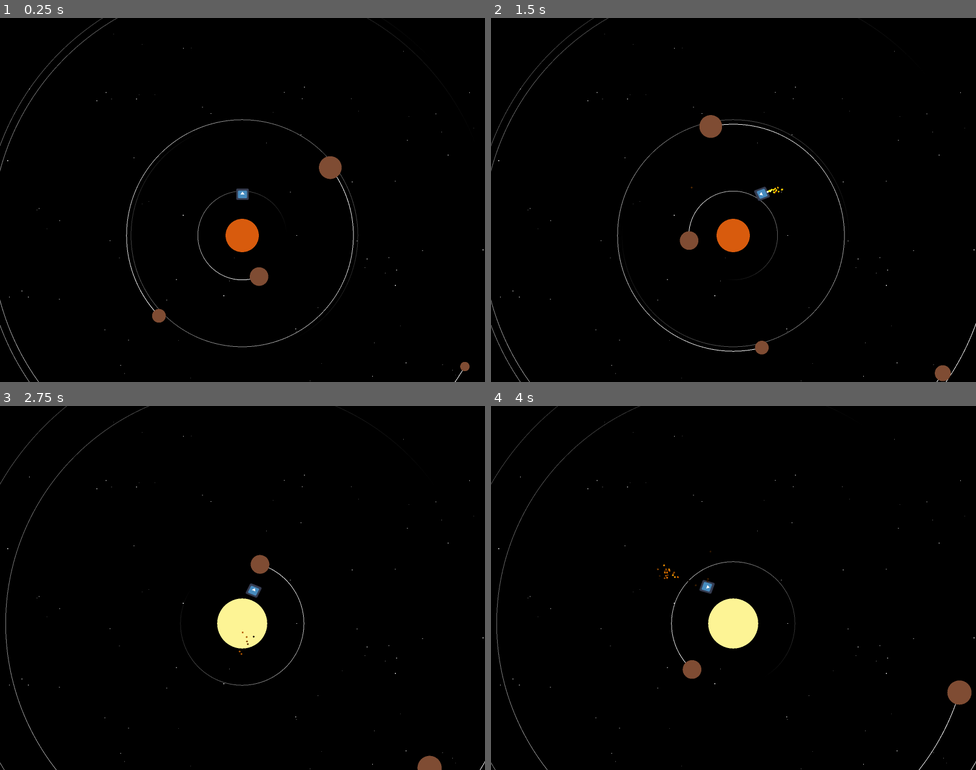
Above: before the commit, frames 1-4 (two rows, left to right).
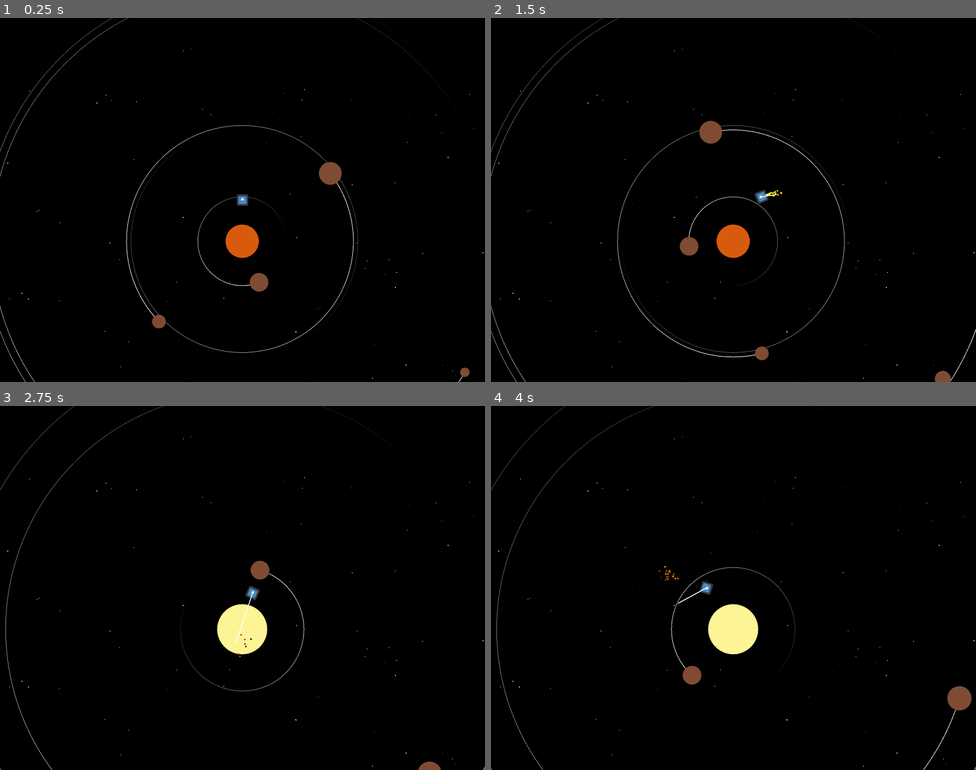
Above: after the commit, the same moments.

Repository: mwtopping/mousemove
Game: Godot game, scene res://Scenes/game_root.tscn
Two runs of this game, one before a commit and one after it. Both use one fixed random seed, a clock stepped at 60 frames per second and the inputs below. The engine's default icon, where the game draws it, is replaced by a stand-in: a white triangle on a blue panel in a dark square.
Inputs (mouse positions are in pixels of both pictures, inside the frame that each line leads up to):
- Up to frame 1 (0.25 s): no input
- Up to frame 2 (1.5 s): tap Enter at 0.5 s; move the mouse to (840, 181) at 0.52 s; tap Z at 0.6 s; click (840, 181) at 0.67 s; drag from (636, 218) to (709, 272) at 1.27 s
- Up to frame 3 (2.75 s): move the mouse to (291, 507) at 2.02 s; tap X at 2.1 s; click (291, 507) at 2.17 s; tap Z at 2.3 s
- Up to frame 4 (4 s): drag from (709, 660) to (588, 533) at 2.77 s; move the mouse to (879, 642) at 3.52 s; tap Z at 3.6 s; click (879, 642) at 3.67 s

The runs differ from the first frame. In frame 1, 2.5% of the frame differs, in the area x 0-100%, y 0-100%; in frame 2, 2.6%; in frame 3, 1.5%; in frame 4, 1.7%.

Commit message:
Added targetting

Diff:
--- a/Scenes/icon.tscn
+++ b/Scenes/icon.tscn
@@ -13,11 +13,11 @@
 
 [node name="Icon" type="Sprite2D"]
 z_index = 9
-scale = Vector2(0.335, 0.3)
+scale = Vector2(0.3, 0.3)
 script = ExtResource("2_ighd4")
 
 [node name="Camera" type="Camera2D" parent="."]
-position = Vector2(0, 63.3333)
+position = Vector2(2.08165e-12, 2.08165e-12)
 zoom = Vector2(2, 2)
 drag_horizontal_enabled = true
 drag_vertical_enabled = true
@@ -62,3 +62,5 @@
 scale_amount_min = 5.0
 scale_amount_max = 5.0
 color_ramp = SubResource("Gradient_q7ic6")
+
+[node name="targeting" type="Line2D" parent="."]
--- a/scripts/game_root.gd
+++ b/scripts/game_root.gd
@@ -16,6 +16,7 @@
 	add_child(self.system)
 
 
+
 # Called every frame. 'delta' is the elapsed time since the previous frame.
 func _process(delta):
 	pass
--- a/scripts/icon.gd
+++ b/scripts/icon.gd
@@ -8,19 +8,25 @@
 var rocket
 var boost
 var sprite
+var jump_target
+var closest = null
+var camera
 #var spawnobj = load("res://Scenes/parcel.tscn")
 
 # Called when the node enters the scene tree for the first time.
 func _ready():
 	print("Hello, I'm ", name)
 	print(self.rot_speed)
-
-
+	jump_target = get_node("targeting")
+	self.camera = get_node("Camera")
 	#for n in range(100):
 		#var tmp = spawnobj.instantiate()
 		#tmp.position.x = 1000*(randf()-0.5)
 		#tmp.position.y = 1000*(randf()-0.5)
 		#add_child(tmp)
+
+	print(self.scale)
+
 
 # Called every frame. 'delta' is the elapsed time since the previous frame.
 func _process(delta):
@@ -54,6 +60,22 @@
 
 
 
+
+	if closest != null:
+		var _points = PackedVector2Array()
+		_points.append(Vector2(0, 0))
+		var endpoint = (self.closest.global_position-self.global_position)/self.scale
+		endpoint = (endpoint.length()-50)*endpoint.normalized()
+
+
+
+		if endpoint.length() > 1000:
+			self.closest = null
+			endpoint = Vector2(0, 0)
+
+		_points.append(endpoint)
+		self.jump_target.points = _points
+
 func _input(event):
 	if event is InputEventKey:
 		if event.keycode == KEY_MINUS:
@@ -83,3 +105,17 @@
 			if event.button_index == MOUSE_BUTTON_RIGHT:
 				get_node("sprite/boost").emitting=false
 				self.max_speed = 350
+
+
+	if event is InputEventKey:
+		if event.keycode == KEY_Z and event.pressed:
+
+			var mindist = 999999999
+			var allstars = get_tree().get_nodes_in_group("stars")
+			for s in allstars:
+
+				var _dist = (self.global_position - s.global_position).length()
+
+				if _dist < mindist:
+					mindist = _dist
+					self.closest = s
--- a/scripts/parcel.gd
+++ b/scripts/parcel.gd
@@ -9,6 +9,8 @@
 	self.locPos.y = 5000*(randf()-0.5)
 	self.position = locPos
 
+	self.add_to_group("stars")
+
 # Called every frame. 'delta' is the elapsed time since the previous frame.
 func _process(delta):
 	#self.position.x += randf()-0.5
@@ -17,5 +19,4 @@
 	var player = parent.get_node("Icon2")
 	var camera = player.get_node("Camera")
 	self.position = self.locPos + dist*camera.get_screen_center_position()
-	#self.position = self.locPos - 1.5*camera.global_position+player.global_position
-	#print(camera.position)
+	#self.position = self.locPos
